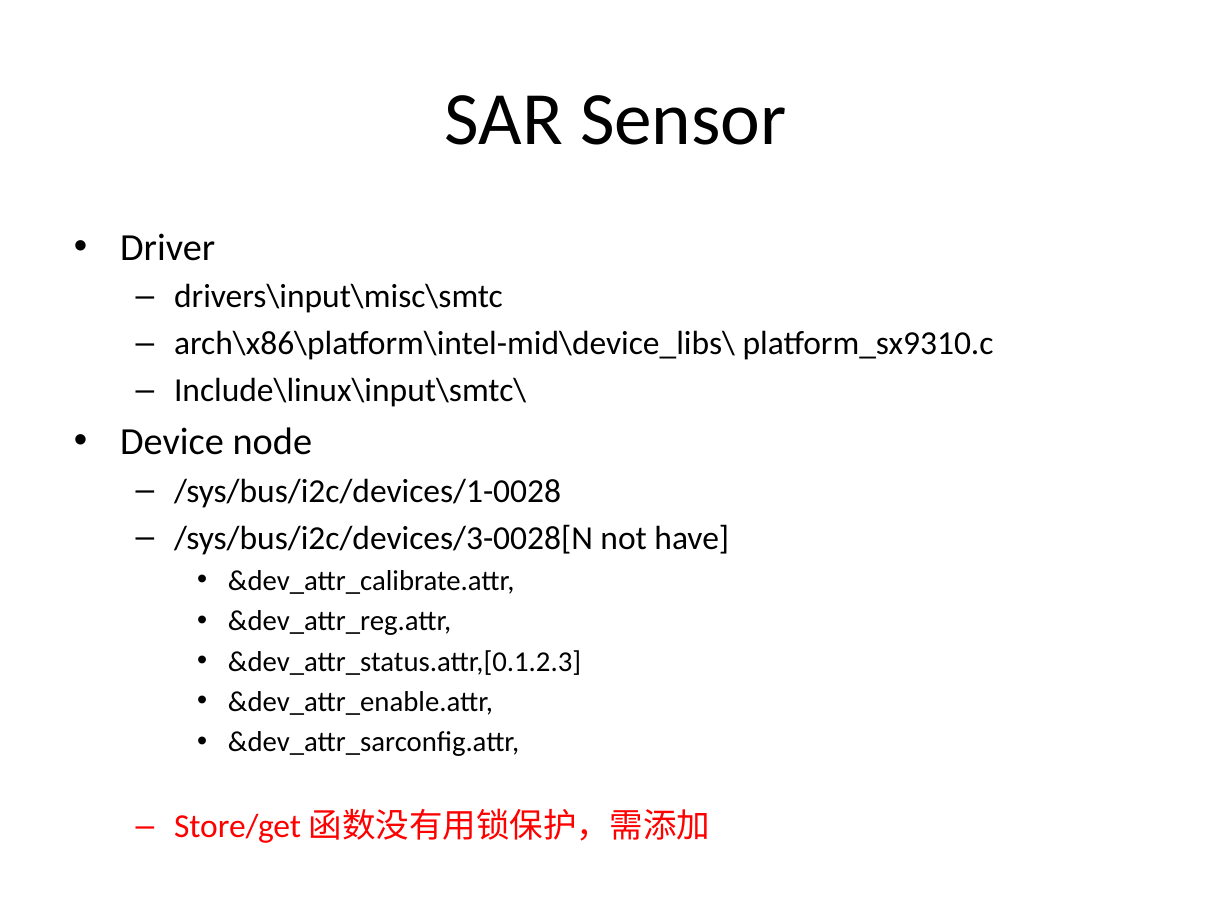
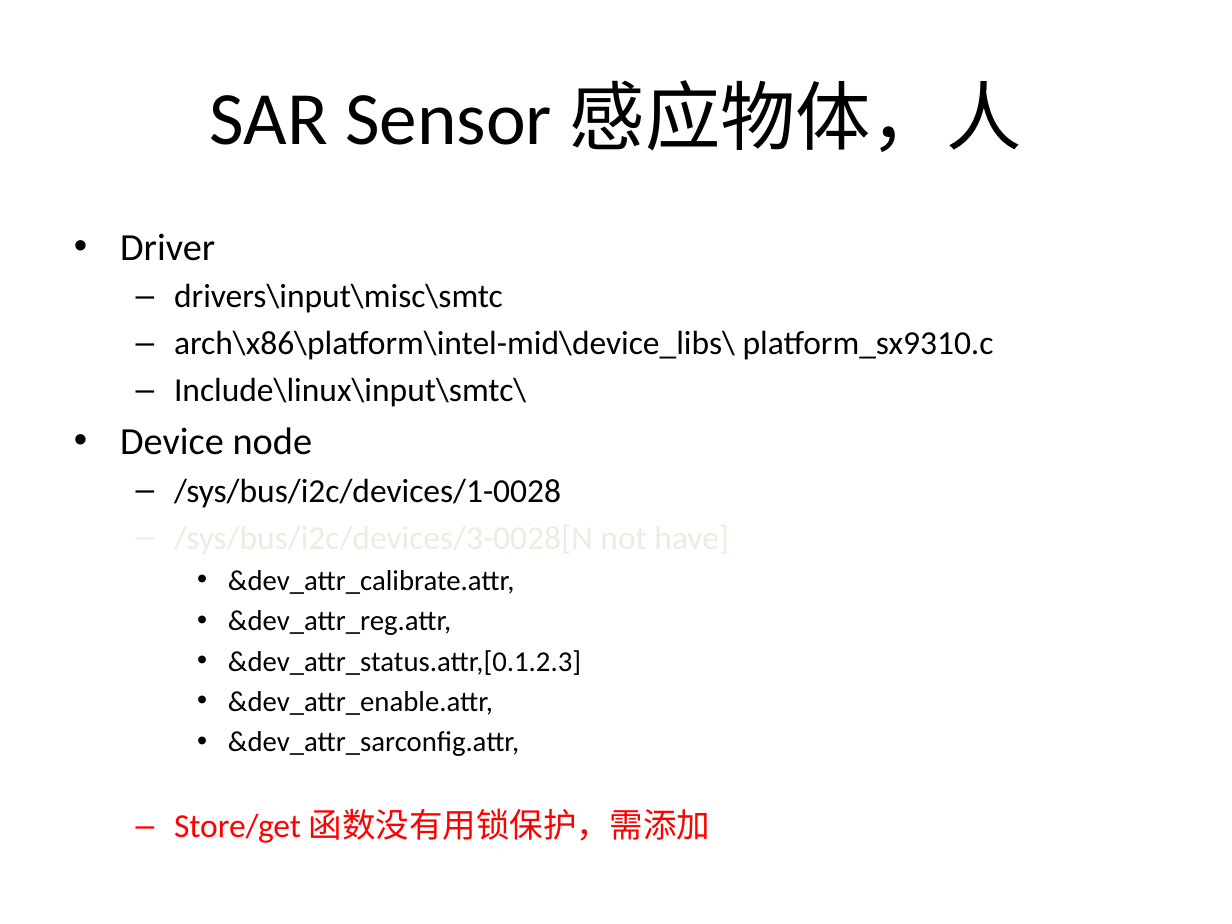
Before and after one commit to mazelinux/LENOVO, a slide deck: slide 10 of doc/Yeti_device_driver_list.pptx (slide 9 before the commit). Drawn at 1232x924 pixels with LibreOffice and Linux fonts; fonts in the diff are those of the drawing. Boxes give left, top, right and bottom in pixels: in the first picture for what was removed or moved away, otherwise in the second. Text is boxed around its words. In the diff, an @@ line names an element or a change of style, - is before the commit and + after.

Commit message:
add inputsubsys

```diff
--- a/doc/Yeti_device_driver_list.pptx
+++ b/doc/Yeti_device_driver_list.pptx
@@ title at <box>210,80,1022,152</box>: text changed @@
-SAR Sensor
+SAR Sensor 感应物体，人
@@ text "Driver" at <box>120,233,994,843</box>: text colour #000000 to #EEECE1 in "/sys/bus/i2c/devices/3-0028[N not have]" @@
```
Also in this commit, not shown: 8 other slides changed, 2 slides added, 1 other file.
